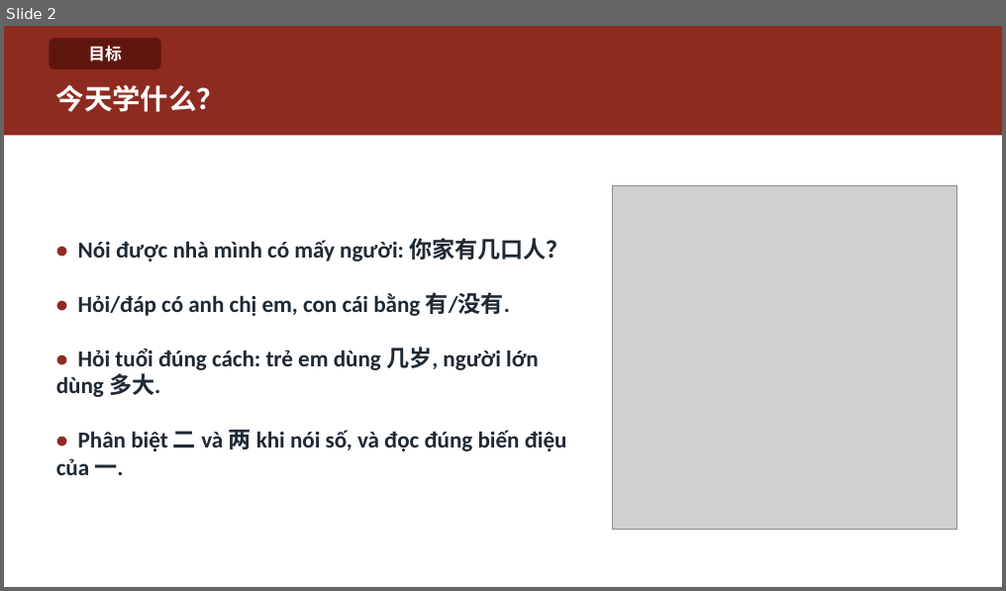
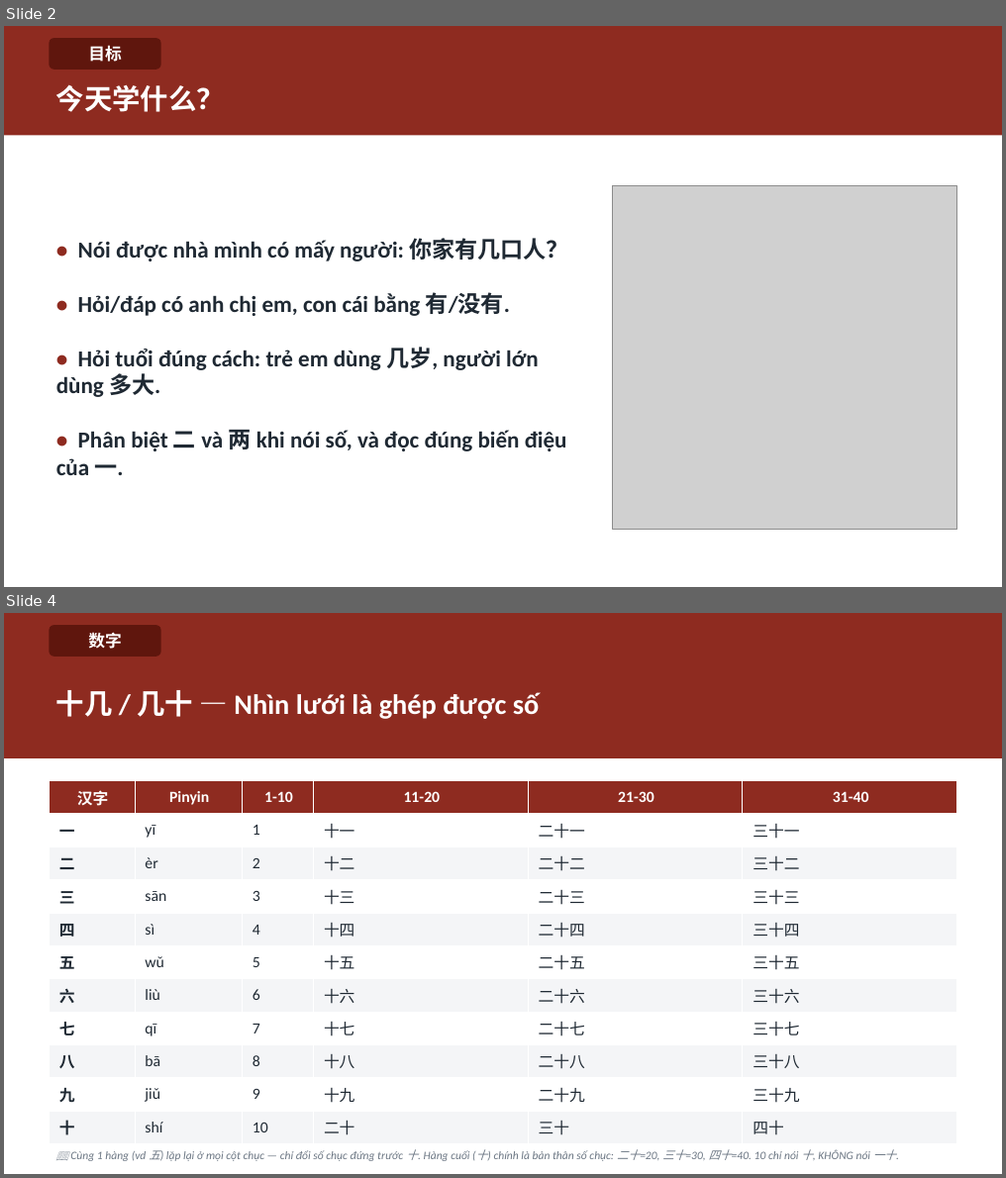
Before and after one commit to HuyenNguyen911/chinese-learning-os, a slide deck: output/hsk1/buoi04_giadinh/slide/Buoi-04-Giadinh.pptx. Shown one above the other, each under a label of ours: slide 2 before the commit, slides 2 and 4 after it; the slides between them are not shown. The pictures are 1006x591 and 1006x1178 pixels, drawn with LibreOffice and Linux fonts; fonts in the diff are those of the drawing; grey boxes stand for pictures. Boxes give left, top, right and bottom in pixels: in the first picture for what was removed or moved away, otherwise in the second. Text is boxed around its words. In the diff, an @@ line names an element or a change of style, - is before the commit and + after.

```diff
--- a/output/hsk1/buoi04_giadinh/slide/Buoi-04-Giadinh.pptx
+++ b/output/hsk1/buoi04_giadinh/slide/Buoi-04-Giadinh.pptx
@@ slide 4 added at bbox=[4, 613, 1002, 1174], background #FFFFFF @@
@@ rectangle added at bbox=[4, 613, 1002, 759], fill #8E2B20 @@
@@ rounded rectangle added at bbox=[49, 625, 161, 657], fill #5F160D, 16 pt, text #FFFFFF, bold @@
+数字
@@ text added at bbox=[56, 690, 540, 719], 27 pt, text #FFFFFF, bold @@
+十几 / 几十 — Nhìn lưới là ghép được số
@@ table added at bbox=[49, 780, 958, 1145], 11 rows, 6 columns @@
+汉字 | Pinyin | 1-10 | 11-20 | 21-30 | 31-40
+一 | yī | 1 | 十一 | 二十一 | 三十一
+二 | èr | 2 | 十二 | 二十二 | 三十二
+三 | sān | 3 | 十三 | 二十三 | 三十三
+四 | sì | 4 | 十四 | 二十四 | 三十四
+五 | wǔ | 5 | 十五 | 二十五 | 三十五
+六 | liù | 6 | 十六 | 二十六 | 三十六
+七 | qī | 7 | 十七 | 二十七 | 三十七
+八 | bā | 8 | 十八 | 二十八 | 三十八
+九 | jiǔ | 9 | 十九 | 二十九 | 三十九
+十 | shí | 10 | 二十 | 三十 | 四十
@@ text added at bbox=[70, 1150, 896, 1161], 11 pt, text #6B7683, italic @@
+📖 Cùng 1 hàng (vd 五) lặp lại ở mọi cột chục — chỉ đổi số chục đứng trước 十. Hàng cuối (十) chính là bản thân số chục: 二十=20, 三十=30, 四十=40. 10 chỉ nói 十, KHÔNG nói 一十.
```
Also in this commit, not shown: 13 slides changed, 3 other slides added, 39 other files.
